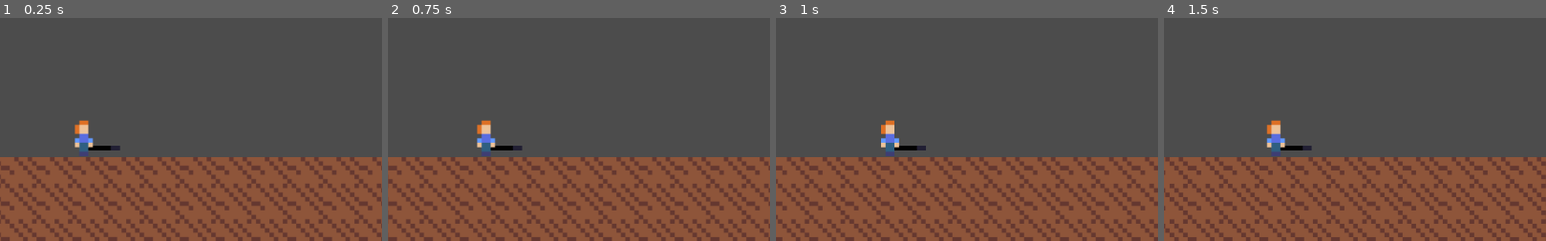
Above: before the commit, frames 1-4 (left to right).
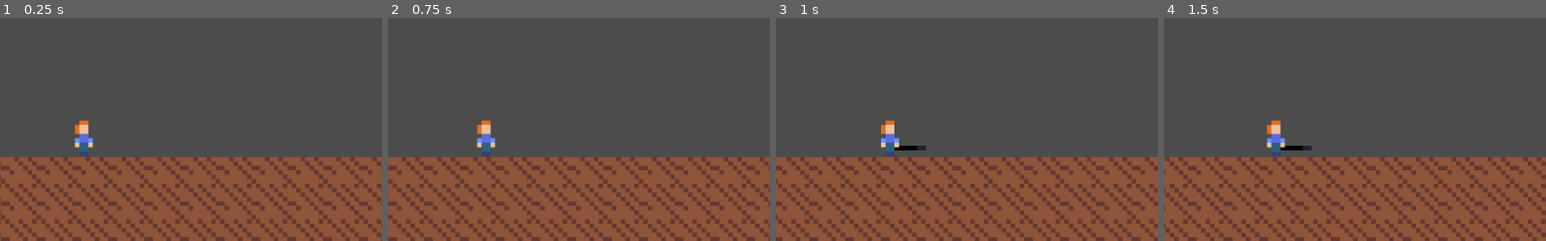
Above: after the commit, the same moments.

Repository: hhirsch/jump
Game: Godot game, scene res://game.tscn
Two runs of this game, one before a commit and one after it. Both use one fixed random seed, a clock stepped at 60 frames per second and the inputs below.
Inputs:
- Up to frame 1 (0.25 s): no input
- Up to frame 2 (0.75 s): tap Enter at 0.5 s; hold Right (ui_right) from 0.53 s (still down)
- Up to frame 3 (1 s): keep holding Right (ui_right)
- Up to frame 4 (1.5 s): release Right (ui_right) at 1.28 s; hold Left (ui_left) from 1.28 s (still down)
The pictures show only the part of the screen within x 37-87%, y 50-100%; the shares and areas given below are measured in that part.

The runs differ from the first frame. In frame 1, 0.2% of the frame differs, in the area x 23-32%, y 57-60%; in frame 2, 0.2%; in frame 3, nothing differs; in frame 4, nothing differs.

Commit message:
Spear is only visible when it can be shot

Diff:
--- a/spear.gd
+++ b/spear.gd
@@ -8,6 +8,7 @@
 
 func reset():
 	spearThrown = false
+	visible = false
 	position = Vector2(0, 10)
 	disarm()
 
@@ -26,7 +27,10 @@
 	var gamepad = 0
 	if Input.get_connected_joypads().size() > 0:
 		gamepad = gamepads[Input.get_connected_joypads().size() -1]
-	var direction = Vector2(Input.get_joy_axis(gamepad, JOY_ANALOG_RX), Input.get_joy_axis(gamepad, JOY_ANALOG_RY))
+	var x = round(Input.get_joy_axis(gamepad, JOY_ANALOG_RX)*100) / 100
+	var y = round(Input.get_joy_axis(gamepad, JOY_ANALOG_RY)*100) / 100
+	var direction = Vector2(x, y)
+
 	var character = get_node("./../")
 	if direction.x > 0:
 		character.set_flip_h(false)
--- a/spearProjectile.gd
+++ b/spearProjectile.gd
@@ -9,7 +9,6 @@
 
 func reset():
 	var character = get_node("./../character/")
-	character.get_node("spear").visible = true
 	spearThrown = false
 	spearAvailable = false
 	disarm()
@@ -39,7 +38,9 @@
 	var gamepad = 0
 	if Input.get_connected_joypads().size() > 0:
 		gamepad = gamepads[Input.get_connected_joypads().size() -1]
-	var direction = Vector2(Input.get_joy_axis(gamepad, JOY_ANALOG_RX), Input.get_joy_axis(gamepad, JOY_ANALOG_RY))
+	var x = round(Input.get_joy_axis(gamepad, JOY_ANALOG_RX)*10) / 10
+	var y = round(Input.get_joy_axis(gamepad, JOY_ANALOG_RY)*10) / 10
+	var direction = Vector2(x, y)
 	if !spearThrown:
 		var angle = direction.angle()
 		rotation = angle
@@ -47,8 +48,12 @@
 		visible = false
 	if spearThrown:
 		character.get_node("spear").visible = false
-		position += spearVector * 10
+		position += spearVector * delta * 600
 		visible = true
+	if !spearAvailable or spearThrown:
+		character.get_node("spear").visible = false
+	if spearAvailable and !spearThrown:
+		character.get_node("spear").visible = true
 	if (Input.is_action_pressed("ui_shoot") && !spearThrown && spearAvailable):
 		position = character.position + Vector2(0, 10)
 		spearThrown = true
